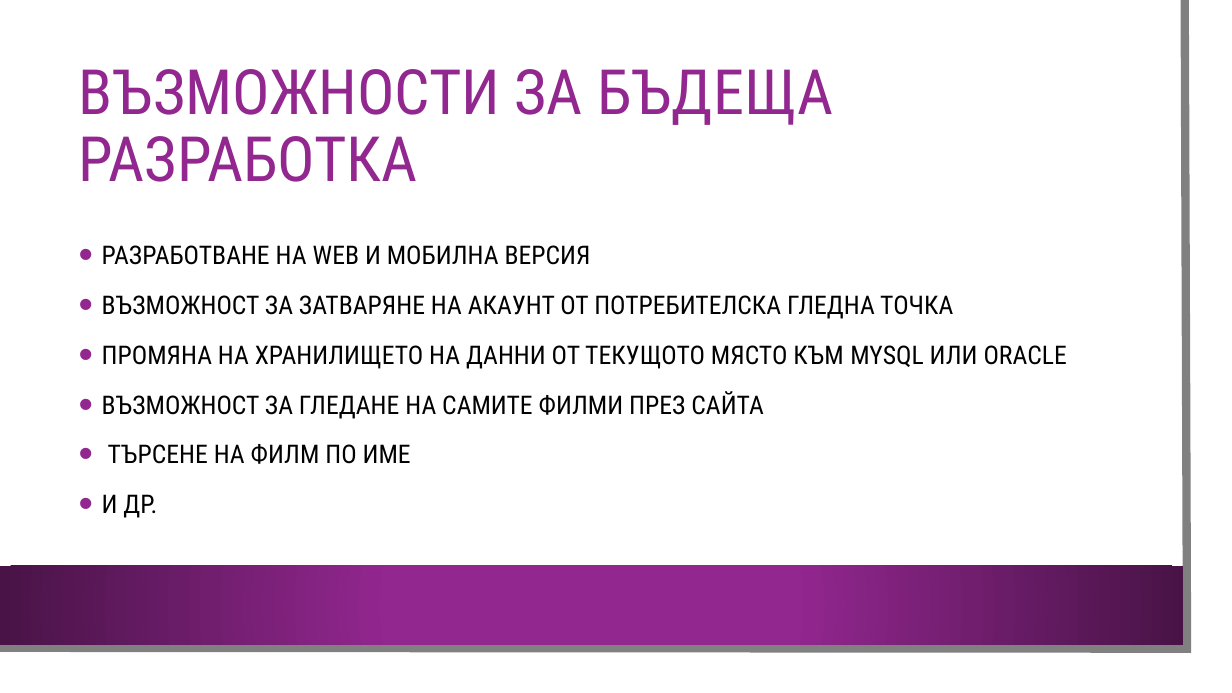
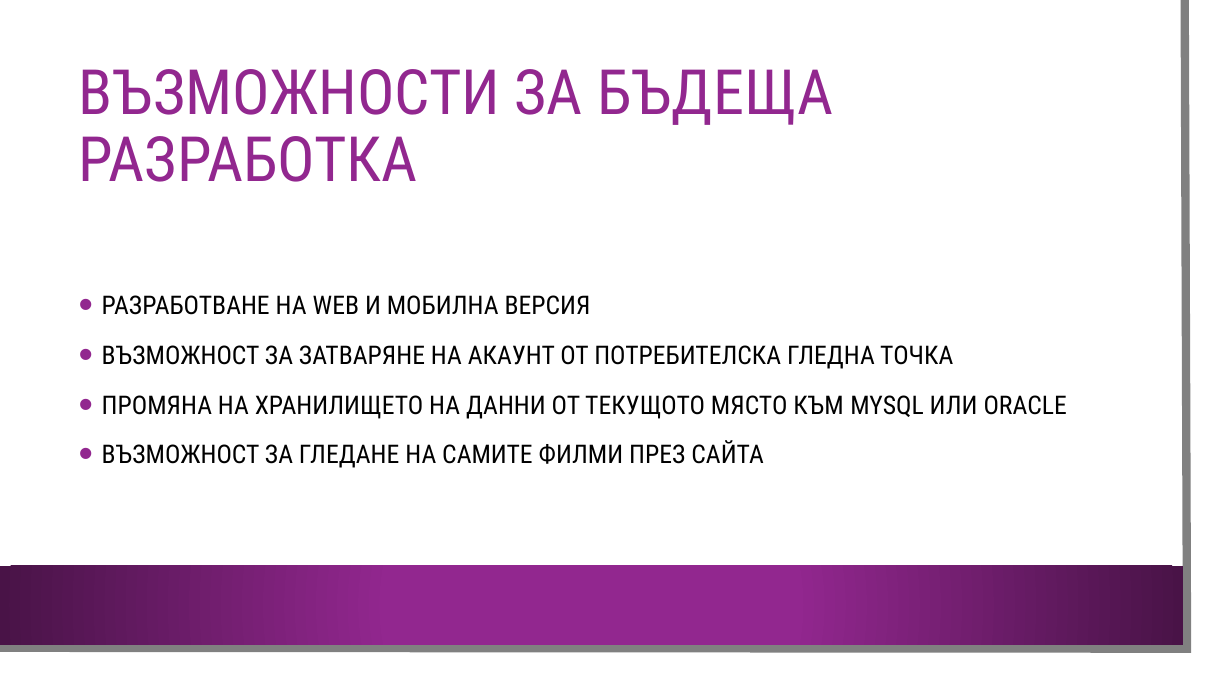
Before and after one commit to RadoslavKolev/DreamMovie, a slide deck: slide 14 of Документация/Презентация - Dream Movie.pptx (slide 16 before the commit). Drawn at 1232x693 pixels with LibreOffice and Linux fonts; fonts in the diff are those of the drawing; background and template pictures are left out. Boxes give left, top, right and bottom in pixels: in the first picture for what was removed or moved away, otherwise in the second. Text is boxed around its words. In the diff, an @@ line names an element or a change of style, - is before the commit and + after.

```diff
--- a/Документация/Презентация - Dream Movie.pptx
+++ b/Документация/Презентация - Dream Movie.pptx
@@ text at box(102, 444, 411, 518): paragraphs removed @@
-• ТЪРСЕНЕ НА ФИЛМ ПО ИМЕ
-• И ДР.
```
Also in this commit, not shown: 3 other slides changed, 2 slides removed, 2 other files.
